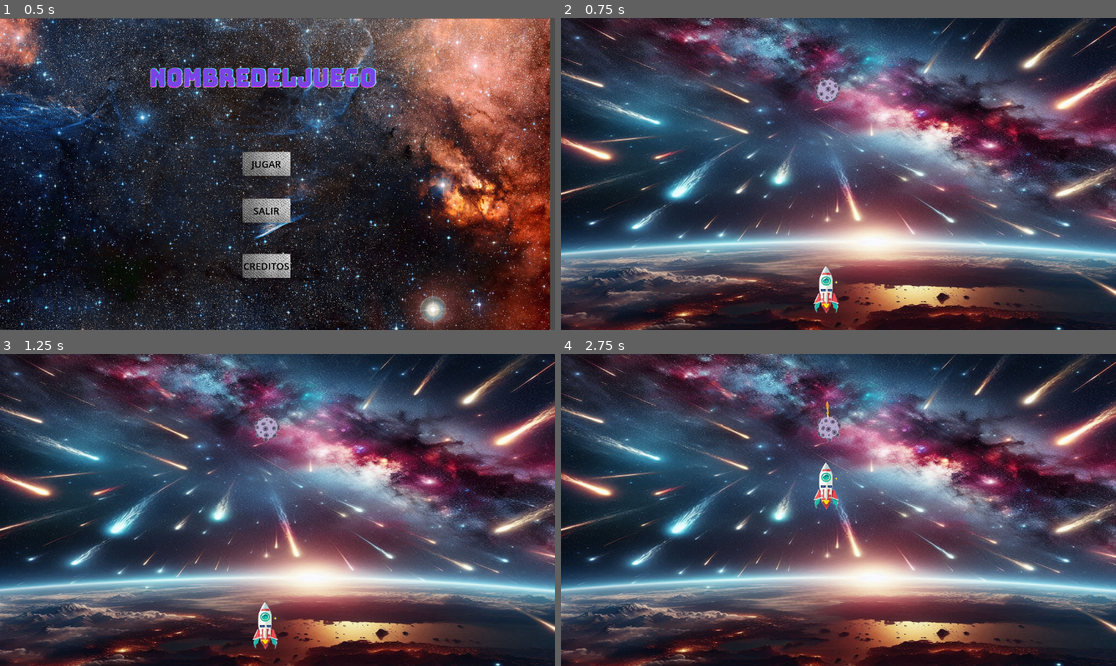
Above: before the commit, frames 1-4 (two rows, left to right).
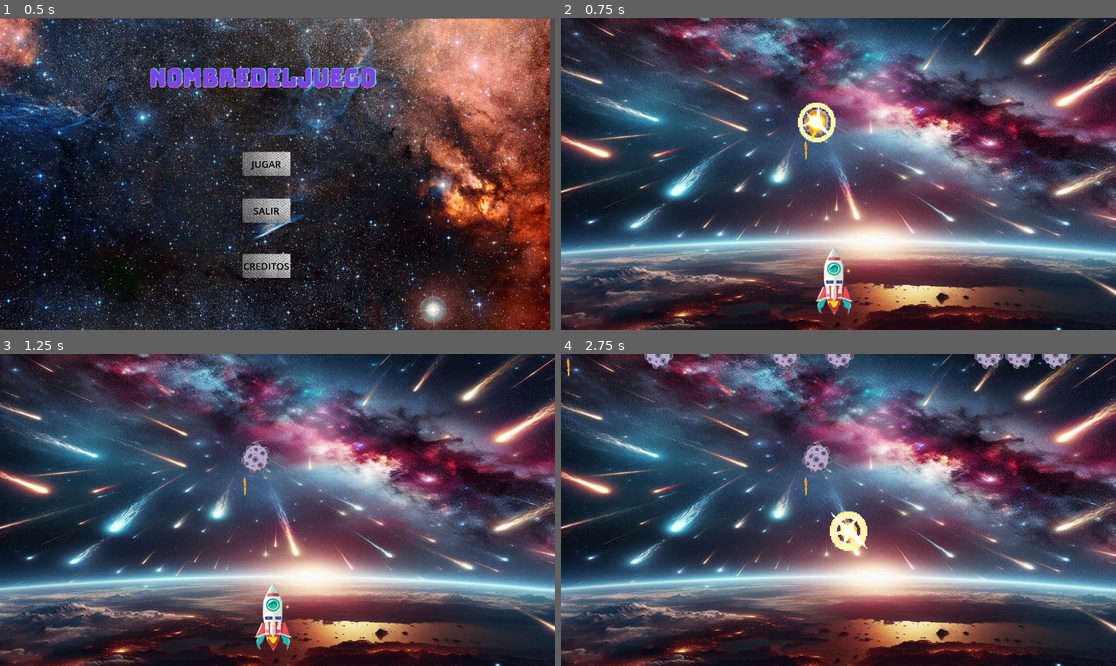
Above: after the commit, the same moments.

Repository: gpaglino/Spaceship
Game: Godot game, scene res://escenas/menu_inicio.tscn
Two runs of this game, one before a commit and one after it. Both use one fixed random seed, a clock stepped at 60 frames per second and the inputs below.
Inputs:
- Up to frame 1 (0.5 s): no input
- Up to frame 2 (0.75 s): click "JUGAR" at 0.5 s
- Up to frame 3 (1.25 s): no input
- Up to frame 4 (2.75 s): tap Enter (ui_accept) at 1.25, 1.52, 2.27 s; hold Up (ui_up) from 1.28 s (still down)

Frame 1 is identical in both runs. In frame 2, 18% of the frame differs, in the area x 0-100%, y 0-100%; in frame 3, 18%; in frame 4, 19%.
Error after the commit: Parse Error: Class "Meteorito" hides a global script class. (res://scripts/Meteorito.gd:3)

Commit message:
arreglo del spawn de meteoros y interaccion de meteorito con las balas. falta arreglar las otras interacciones y arreglar el reemplazo del meteorito por la animacion de explosion porque aparece al lado

Diff:
--- /dev/null
+++ b/assets/imagenes/Explosion.tres
@@ -0,0 +1,88 @@
+[gd_resource type="SpriteFrames" load_steps=13 format=3 uid="uid://cw752g77k2mwq"]
+
+[ext_resource type="Texture2D" uid="uid://df2s6xvr1c4g7" path="res://assets/imagenes/explosions_sprite.png" id="1_eoqil"]
+
+[sub_resource type="AtlasTexture" id="AtlasTexture_a20hq"]
+atlas = ExtResource("1_eoqil")
+region = Rect2(0, 0, 160, 160)
+
+[sub_resource type="AtlasTexture" id="AtlasTexture_12cm6"]
+atlas = ExtResource("1_eoqil")
+region = Rect2(160, 0, 160, 160)
+
+[sub_resource type="AtlasTexture" id="AtlasTexture_8471x"]
+atlas = ExtResource("1_eoqil")
+region = Rect2(320, 0, 160, 160)
+
+[sub_resource type="AtlasTexture" id="AtlasTexture_2qwhn"]
+atlas = ExtResource("1_eoqil")
+region = Rect2(0, 160, 160, 160)
+
+[sub_resource type="AtlasTexture" id="AtlasTexture_s10vd"]
+atlas = ExtResource("1_eoqil")
+region = Rect2(160, 160, 160, 160)
+
+[sub_resource type="AtlasTexture" id="AtlasTexture_ahfat"]
+atlas = ExtResource("1_eoqil")
+region = Rect2(320, 160, 160, 160)
+
+[sub_resource type="AtlasTexture" id="AtlasTexture_aowqr"]
+atlas = ExtResource("1_eoqil")
+region = Rect2(0, 320, 160, 160)
+
+[sub_resource type="AtlasTexture" id="AtlasTexture_3rlmn"]
+atlas = ExtResource("1_eoqil")
+region = Rect2(160, 320, 160, 160)
+
+[sub_resource type="AtlasTexture" id="AtlasTexture_t526b"]
+atlas = ExtResource("1_eoqil")
+region = Rect2(320, 320, 160, 160)
+
+[sub_resource type="AtlasTexture" id="AtlasTexture_r24en"]
+atlas = ExtResource("1_eoqil")
+region = Rect2(0, 480, 160, 160)
+
+[sub_resource type="AtlasTexture" id="AtlasTexture_gr2ot"]
+atlas = ExtResource("1_eoqil")
+region = Rect2(160, 480, 160, 160)
+
+[resource]
+animations = [{
+"frames": [{
+"duration": 1.0,
+"texture": SubResource("AtlasTexture_a20hq")
+}, {
+"duration": 1.0,
+"texture": SubResource("AtlasTexture_12cm6")
+}, {
+"duration": 1.0,
+"texture": SubResource("AtlasTexture_8471x")
+}, {
+"duration": 1.0,
+"texture": SubResource("AtlasTexture_2qwhn")
+}, {
+"duration": 1.0,
+"texture": SubResource("AtlasTexture_s10vd")
+}, {
+"duration": 1.0,
+"texture": SubResource("AtlasTexture_ahfat")
+}, {
+"duration": 1.0,
+"texture": SubResource("AtlasTexture_aowqr")
+}, {
+"duration": 1.0,
+"texture": SubResource("AtlasTexture_3rlmn")
+}, {
+"duration": 1.0,
+"texture": SubResource("AtlasTexture_t526b")
+}, {
+"duration": 1.0,
+"texture": SubResource("AtlasTexture_r24en")
+}, {
+"duration": 1.0,
+"texture": SubResource("AtlasTexture_gr2ot")
+}],
+"loop": true,
+"name": &"explosion",
+"speed": 10.0
+}]
--- a/escenas/Balas.tscn
+++ b/escenas/Balas.tscn
@@ -1,6 +1,6 @@
 [gd_scene load_steps=4 format=3 uid="uid://lj2epfum3qsi"]
 
-[ext_resource type="Script" path="res://scripts/balas.gd" id="1_gcm0n"]
+[ext_resource type="Script" path="res://scripts/Balas.gd" id="1_gcm0n"]
 [ext_resource type="Texture2D" uid="uid://qocytw7npk8u" path="res://assets/imagenes/bala sin fondo.png" id="2_buv2r"]
 
 [sub_resource type="CapsuleShape2D" id="CapsuleShape2D_r6jxw"]
@@ -16,7 +16,7 @@
 scale = Vector2(0.0397959, 0.044898)
 texture = ExtResource("2_buv2r")
 
-[node name="CollisionShape2D" type="CollisionShape2D" parent="."]
+[node name="Balas" type="CollisionShape2D" parent="."]
 position = Vector2(-1, 22)
 shape = SubResource("CapsuleShape2D_r6jxw")
 
@@ -26,4 +26,5 @@
 
 [node name="AnimationPlayer" type="AnimationPlayer" parent="."]
 
+[connection signal="area_entered" from="." to="." method="_on_area_entered"]
 [connection signal="screen_exited" from="VisibleOnScreenEnabler2D" to="." method="_on_visible_on_screen_enabler_2d_screen_exited"]
--- /dev/null
+++ b/escenas/Explosion.tscn
@@ -0,0 +1,18 @@
+[gd_scene load_steps=3 format=3 uid="uid://ddnuhqyjb0a6m"]
+
+[ext_resource type="SpriteFrames" uid="uid://cw752g77k2mwq" path="res://assets/imagenes/Explosion.tres" id="1_1n8rf"]
+[ext_resource type="Script" path="res://scripts/explosion.gd" id="2_22yhs"]
+
+[node name="Explosion" type="AnimatedSprite2D"]
+texture_filter = 1
+position = Vector2(534, 217)
+scale = Vector2(0.486458, 0.514062)
+sprite_frames = ExtResource("1_1n8rf")
+animation = &"explosion"
+frame_progress = 0.886022
+script = ExtResource("2_22yhs")
+
+[node name="Timer" type="Timer" parent="."]
+
+[connection signal="animation_finished" from="." to="." method="_on_animation_finished"]
+[connection signal="timeout" from="Timer" to="." method="_on_timer_timeout"]
--- a/escenas/Nave.tscn
+++ b/escenas/Nave.tscn
@@ -4,30 +4,25 @@
 [ext_resource type="Script" path="res://scripts/Nave.gd" id="2_tjqpn"]
 [ext_resource type="AudioStream" uid="uid://cl8kkuh354dpa" path="res://assets/Musica y sonidos/sonidoDisparo.wav" id="3_h6bnn"]
 
-[sub_resource type="CapsuleShape2D" id="CapsuleShape2D_t0jx8"]
-radius = 62.3834
-height = 289.705
+[sub_resource type="CapsuleShape2D" id="CapsuleShape2D_p8ksl"]
+radius = 37.0
+height = 160.0
 
-[node name="Nave" type="Sprite2D"]
-position = Vector2(554, 565)
-scale = Vector2(0.416778, 0.379696)
-texture = ExtResource("1_rtyaa")
+[node name="Nave" type="Area2D"]
+position = Vector2(600, 611)
 script = ExtResource("2_tjqpn")
 metadata/_edit_group_ = true
 
+[node name="Nave" type="CollisionShape2D" parent="."]
+position = Vector2(-30, -55)
+shape = SubResource("CapsuleShape2D_p8ksl")
+
+[node name="Sprite2D" type="Sprite2D" parent="."]
+position = Vector2(-29.5, -64.5)
+scale = Vector2(0.59589, 0.539286)
+texture = ExtResource("1_rtyaa")
+
 [node name="SonidoDisparo" type="AudioStreamPlayer2D" parent="."]
-position = Vector2(85.0002, 215.366)
 stream = ExtResource("3_h6bnn")
-volume_db = 13.182
 
-[node name="CharacterBody2D" type="CharacterBody2D" parent="."]
-position = Vector2(0, -2.63369)
-
-[node name="CollisionShape2D" type="CollisionShape2D" parent="CharacterBody2D"]
-position = Vector2(0, 13.1684)
-shape = SubResource("CapsuleShape2D_t0jx8")
-
-[node name="SpawnearBala" type="Marker2D" parent="."]
-position = Vector2(-4.79871, -160.655)
-scale = Vector2(0.1, 0.1)
-gizmo_extents = 24.1
+[connection signal="area_entered" from="." to="." method="_on_area_entered"]
--- a/escenas/escena_del_guego.tscn
+++ b/escenas/escena_del_guego.tscn
@@ -1,47 +1,38 @@
 [gd_scene load_steps=7 format=3 uid="uid://cnh7a8cnv6wom"]
 
-[ext_resource type="Texture2D" uid="uid://i7cmuxxk78xu" path="res://assets/imagenes/Imagen de WhatsApp 2024-09-26 a las 01.28.12_7496c51c.png" id="2_rx04o"]
+[ext_resource type="Script" path="res://scripts/escena_del_Juego.gd" id="1_sr8fm"]
 [ext_resource type="Texture2D" uid="uid://c3q2v0jbp436c" path="res://assets/imagenes/OIG3.jpeg" id="3_0fdsq"]
-[ext_resource type="AudioStream" uid="uid://cl8kkuh354dpa" path="res://assets/Musica y sonidos/sonidoDisparo.wav" id="4_0jtae"]
-[ext_resource type="Script" path="res://scripts/Nave.gd" id="4_2nl47"]
-[ext_resource type="PackedScene" uid="uid://dfwhymo4f0t8s" path="res://escenas/meteorito.tscn" id="5_t0iwo"]
-
-[sub_resource type="CapsuleShape2D" id="CapsuleShape2D_t0jx8"]
-radius = 62.3834
-height = 289.705
+[ext_resource type="PackedScene" uid="uid://lj2epfum3qsi" path="res://escenas/Balas.tscn" id="3_cbkh7"]
+[ext_resource type="PackedScene" uid="uid://cj51vdn3afk37" path="res://escenas/Nave.tscn" id="4_cwsug"]
+[ext_resource type="PackedScene" uid="uid://dfwhymo4f0t8s" path="res://escenas/Meteorito.tscn" id="5_t0iwo"]
+[ext_resource type="PackedScene" uid="uid://ddnuhqyjb0a6m" path="res://escenas/Explosion.tscn" id="7_k3d83"]
 
 [node name="EscenaDelJuego" type="Node2D"]
-position = Vector2(-3, -1)
+position = Vector2(-3, 0)
+script = ExtResource("1_sr8fm")
+metadata/_edit_group_ = true
 
 [node name="TextureRect" type="TextureRect" parent="."]
+offset_left = -3.0
+offset_top = -10.0
 offset_right = 1166.0
 offset_bottom = 649.0
 texture = ExtResource("3_0fdsq")
 expand_mode = 1
 
-[node name="Nave" type="Sprite2D" parent="."]
-position = Vector2(554, 565)
-scale = Vector2(0.416778, 0.379696)
-texture = ExtResource("2_rx04o")
-script = ExtResource("4_2nl47")
-metadata/_edit_group_ = true
+[node name="Balas" parent="." instance=ExtResource("3_cbkh7")]
+position = Vector2(512, 253)
 
-[node name="SonidoDisparo" type="AudioStreamPlayer2D" parent="Nave"]
-position = Vector2(85.0002, 215.366)
-stream = ExtResource("4_0jtae")
-volume_db = 13.182
-
-[node name="CharacterBody2D" type="CharacterBody2D" parent="Nave"]
-position = Vector2(0, -2.63369)
-
-[node name="CollisionShape2D" type="CollisionShape2D" parent="Nave/CharacterBody2D"]
-position = Vector2(0, 13.1684)
-shape = SubResource("CapsuleShape2D_t0jx8")
-
-[node name="SpawnearBala" type="Marker2D" parent="Nave"]
-position = Vector2(-4.79871, -160.655)
-scale = Vector2(0.1, 0.1)
-gizmo_extents = 24.1
+[node name="Nave" parent="." instance=ExtResource("4_cwsug")]
 
 [node name="Meteorito" parent="." instance=ExtResource("5_t0iwo")]
-position = Vector2(557, 153)
+position = Vector2(367, 167)
+
+[node name="SpawnMeteoro" type="Timer" parent="."]
+autostart = true
+
+[node name="Explosion" parent="." instance=ExtResource("7_k3d83")]
+autoplay = "explosion"
+frame_progress = 0.266314
+
+[connection signal="timeout" from="SpawnMeteoro" to="." method="_on_spawn_meteoro_timeout"]
--- a/escenas/menu_inicio.tscn
+++ b/escenas/menu_inicio.tscn
@@ -1,6 +1,6 @@
 [gd_scene load_steps=9 format=3 uid="uid://c13fbvinucsav"]
 
-[ext_resource type="Script" path="res://scripts/control.gd" id="1_reohx"]
+[ext_resource type="Script" path="res://scripts/MenuInicio.gd" id="1_reohx"]
 [ext_resource type="Texture2D" uid="uid://0f71b0u4p6iv" path="res://assets/imagenes/e4db53c04c47209dfeca7a2cc31d8b47.jpg" id="2_o52m1"]
 [ext_resource type="Texture2D" uid="uid://c68f0p2ftrof4" path="res://assets/imagenes/nombre sin fondo.png" id="3_r1a0y"]
 [ext_resource type="Texture2D" uid="uid://dkxu7wtrbgibl" path="res://assets/imagenes/68496683-la-textura-del-patrón-de-la-placa-de-metal-para-fines-de-textura-antideslizante-en-efecto-clave-el.jpg" id="4_o6omq"]
--- a/escenas/meteorito.tscn
+++ b/escenas/meteorito.tscn
@@ -1,65 +1,24 @@
-[gd_scene load_steps=7 format=3 uid="uid://dfwhymo4f0t8s"]
+[gd_scene load_steps=4 format=3 uid="uid://dfwhymo4f0t8s"]
 
-[ext_resource type="Texture2D" uid="uid://cc8lwdul44e7l" path="res://assets/imagenes/spritesheet (3).png" id="1_u34yp"]
-[ext_resource type="Script" path="res://scripts/meteorito.gd" id="2_aoy3y"]
+[ext_resource type="Script" path="res://scripts/Meteorito.gd" id="1_s6gpf"]
+[ext_resource type="Texture2D" uid="uid://xsxdvs5oa4ai" path="res://assets/imagenes/Diseño sin título (3).png" id="2_h7beo"]
 
 [sub_resource type="CircleShape2D" id="CircleShape2D_oqqxe"]
 radius = 213.437
 
-[sub_resource type="Animation" id="Animation_evkv4"]
-resource_name = "MovimientoMeteoro"
-length = 2.2465
-loop_mode = 1
-step = 0.1
-tracks/0/type = "value"
-tracks/0/imported = false
-tracks/0/enabled = true
-tracks/0/path = NodePath(".:frame")
-tracks/0/interp = 0
-tracks/0/loop_wrap = true
-tracks/0/keys = {
-"times": PackedFloat32Array(0, 0.2, 0.4, 0.6, 0.8, 1, 1.2, 1.4, 1.6, 1.8, 2),
-"transitions": PackedFloat32Array(1, 1, 1, 1, 1, 1, 1, 1, 1, 1, 1),
-"update": 0,
-"values": [0, 2, 3, 4, 5, 6, 7, 8, 9, 10, 11]
-}
+[node name="Meteorito" type="Area2D"]
+position = Vector2(369, 69)
+script = ExtResource("1_s6gpf")
+metadata/_edit_group_ = true
 
-[sub_resource type="Animation" id="Animation_2sud8"]
-length = 0.001
-tracks/0/type = "value"
-tracks/0/imported = false
-tracks/0/enabled = true
-tracks/0/path = NodePath(".:frame")
-tracks/0/interp = 1
-tracks/0/loop_wrap = true
-tracks/0/keys = {
-"times": PackedFloat32Array(0),
-"transitions": PackedFloat32Array(1),
-"update": 1,
-"values": [0]
-}
-
-[sub_resource type="AnimationLibrary" id="AnimationLibrary_xgr6r"]
-_data = {
-"MovimientoMeteoro": SubResource("Animation_evkv4"),
-"RESET": SubResource("Animation_2sud8")
-}
-
-[node name="Meteorito" type="Sprite2D"]
-position = Vector2(546, 191)
+[node name="Meteorito" type="CollisionShape2D" parent="."]
+position = Vector2(167, 49)
 scale = Vector2(0.15, 0.15)
-texture = ExtResource("1_u34yp")
-hframes = 4
-vframes = 3
-script = ExtResource("2_aoy3y")
-
-[node name="CharacterBody2D" type="CharacterBody2D" parent="."]
-
-[node name="CollisionShape2D" type="CollisionShape2D" parent="CharacterBody2D"]
-position = Vector2(13.3333, 6.66675)
 shape = SubResource("CircleShape2D_oqqxe")
 
-[node name="AnimacionMeteorito" type="AnimationPlayer" parent="."]
-libraries = {
-"": SubResource("AnimationLibrary_xgr6r")
-}
+[node name="Sprite2D" type="Sprite2D" parent="."]
+position = Vector2(166.203, 47.0157)
+scale = Vector2(0.113339, 0.114844)
+texture = ExtResource("2_h7beo")
+
+[connection signal="area_entered" from="." to="." method="_on_area_entered"]
--- a/scripts/Nave.gd
+++ b/scripts/Nave.gd
@@ -1,11 +1,19 @@
-extends Sprite2D
+extends Area2D
+
+class_name Nave
 
 const ROCORRIDO_BALA = preload("res://escenas/Balas.tscn")
+var explosion_scena = preload("res://escenas/Explosion.tscn")
+
+
 
 var speed = 200  # Velocidad del movimiento en píxeles por segundo
 var velocity = Vector2.ZERO  # Vector de movimiento
 var time := 0.0  # Temporizador para disparos
 var fire : bool
+
+
+
 
 func _process(delta):
 	# Reinicia el vector de movimiento cada fotograma
@@ -25,7 +33,7 @@
 	if velocity.length() > 0:
 		velocity = velocity.normalized()
 
-	# Mover el Sprite
+	# Mover el área
 	position += velocity * speed * delta
 
 	# Llamar a la función que limita el movimiento dentro de la pantalla
@@ -38,20 +46,32 @@
 func _keep_within_screen():
 	var screen_size = get_viewport_rect().size  # Obtener el tamaño de la pantalla
 
-	# Obtener el tamaño del Sprite
-	var sprite_size = texture.get_size() / 6  # Divide entre 2 porque el origen está centrado
+	# Obtener el tamaño del CollisionShape2D
+	var shape = $Nave.shape
+	var area_size = Vector2.ZERO
+
+	match shape:
+		CapsuleShape2D:
+			area_size = Vector2(shape.radius * 2, shape.height)  # Radio * 2 para el ancho, altura del capsule
+		RectangleShape2D:
+			area_size = shape.extents * 2  # Extents * 2 para obtener el ancho y alto
+		CircleShape2D:
+			area_size = Vector2(shape.radius * 2, shape.radius * 2)  # Radio * 2 para el ancho y alto
+		# Agrega más tipos de formas si es necesario
+		_:
+			area_size = Vector2(0, 0)  # Por defecto, un área de 0
 
 	# Limitar el movimiento en el eje X (horizontal)
-	if position.x < sprite_size.x:
-		position.x = sprite_size.x
-	elif position.x > screen_size.x - sprite_size.x:
-		position.x = screen_size.x - sprite_size.x
+	if position.x < area_size.x / 2:
+		position.x = area_size.x / 2
+	elif position.x > screen_size.x - area_size.x / 2:
+		position.x = screen_size.x - area_size.x / 2
 
 	# Limitar el movimiento en el eje Y (vertical)
-	if position.y < sprite_size.y:
-		position.y = sprite_size.y
-	elif position.y > screen_size.y - sprite_size.y:
-		position.y = screen_size.y - sprite_size.y
+	if position.y < area_size.y / 2:
+		position.y = area_size.y / 2
+	elif position.y > screen_size.y - area_size.y / 2:
+		position.y = screen_size.y - area_size.y / 2
 
 func fire_bullets(delta):
 	time += delta
@@ -75,3 +95,22 @@
 
 	#SE REPRODUCE EL SONIDO DE DISPARO POR CADA LLAMADA A ESTA FUNCION
 	$SonidoDisparo.play()
+
+
+
+func spawn_explosion():
+	var explosion = explosion_scena.instantiate()  # Instanciar la escena de la explosión
+	explosion.position = position  # Colocamos la explosión en la misma posición del meteorito
+	get_parent().add_child(explosion)  # Añadimos la explosión a la escena
+
+		# Reproducir la animación de explosión
+	var animation_player = explosion.get_node("AnimationPlayer")
+	if animation_player:
+		animation_player.play("explosion")
+
+
+
+func _on_area_entered(area: Area2D) -> void:
+	if area.name == "Meteorito":
+		spawn_explosion()
+		queue_free()  # Eliminamos la nave
--- a/scripts/balas.gd
+++ b/scripts/balas.gd
@@ -36,3 +36,14 @@
 	bala.global_position = position  # Establecer la posición inicial de la bala
 	parent.add_child(bala)  # Agregar la bala al nodo padre
 	return bala  # Retornar la instancia de la bala
+
+
+#func _on_body_entered(body: Node2D) -> void:
+	#if body.name == "Meteorito":
+		#queue_free()  # Eliminamos la bala cuando colisiona con el meteorito
+
+
+
+func _on_area_entered(area: Area2D) -> void:
+	if area.name == "Meteorito":
+		queue_free()  # Eliminamos la bala cuando colisiona con el meteorito
--- /dev/null
+++ b/scripts/escena_del_Juego.gd
@@ -0,0 +1,25 @@
+extends Node2D
+
+var Meteoro = preload("res://escenas/meteorito.tscn")
+# Called when the node enters the scene tree for the first time.
+func _ready() -> void:
+	pass # Replace with function body.
+
+
+# Called every frame. 'delta' is the elapsed time since the previous frame.
+func _process(delta: float) -> void:
+	pass
+
+func _on_spawn_meteoro_timeout() -> void:
+	var meteoro_count = 3  # Número de meteoritos a spawn
+
+	for i in range(meteoro_count):
+		var meteoro = Meteoro.instantiate()
+
+# Generar una posición aleatoria en la parte superior de la pantall
+		var screen_width = get_viewport_rect().size.x
+		var random_x = randi_range(0, int(screen_width))  # Posición aleatoria en el eje X
+		meteoro.position = Vector2(random_x, -50)  # Aparece fuera de la pantalla, por encima
+
+		# Añadir el meteoro a la escena
+		get_parent().add_child(meteoro)
--- /dev/null
+++ b/scripts/explosion.gd
@@ -0,0 +1,23 @@
+extends AnimatedSprite2D
+
+
+# Called when the node enters the scene tree for the first time.
+func _ready() -> void:
+	$Timer.start(0.5)# Tiempo de duración de la explosión
+	pass
+
+# Called every frame. 'delta' is the elapsed time since the previous frame.
+func _process(delta: float) -> void:
+
+	pass
+
+
+func _on_timer_timeout() -> void:
+	queue_free()
+	pass # Replace with function body.
+
+
+func _on_animation_finished(anim_name: String) -> void:
+	if anim_name == "explosion":
+		queue_free()  # Elimina la explosión después de que termine
+	pass # Replace with function body.
--- a/scripts/meteorito.gd
+++ b/scripts/meteorito.gd
@@ -1,16 +1,54 @@
-extends Sprite2D
+extends Area2D
 
+class_name Meteorito
+
+# Cargamos la escena de la explosión
+var explosion_scena = preload("res://escenas/Explosion.tscn")
+
+
+var speed = 200
+var life
 
 # Called when the node enters the scene tree for the first time.
 func _ready() -> void:
+	var scal = randf_range(0.7, 1.2)  # Obtener una escala aleatoria entre 0.5 y 0.9
+	scale = Vector2(scal, scal)  # Asignar la misma escala a ambos componentes
 
-	$AnimacionMeteorito.play("MovimientoMeteoro")
-	$AnimacionMeteorito.set_speed_scale(1.0)  # Aumenta la velocidad. 1 es la velocidad normal.
 
-	 # Aumenta la velocidad (1 es el valor normal)
-	pass # Replace with function body.
-
+	# Ajustar la vida y la velocidad según la escala
+	if scal >= 1.0:
+		life = 3
+		speed = 200  # Reducido de 500 a 400
+	elif scal < 0.9:
+		life = 2
+		speed = 300  # Reducido de 600 a 500
+	elif scal <= 0.7:
+		life = 1
+		speed = 400  # Reducido de 750 a 600
 
 # Called every frame. 'delta' is the elapsed time since the previous frame.
 func _process(delta: float) -> void:
-	pass
+	position += Vector2(0, speed * delta)  # Mover el meteoro hacia abajo
+
+func _on_area_entered(area: Area2D) -> void:
+	if area.name == "Balas" or area.name == "Nave":
+		# Reemplazamos el meteorito por una explosión
+		spawn_explosion()
+		queue_free()  # Eliminamos el meteorito
+
+
+
+func spawn_explosion():
+	# Instanciar la escena de la explosión
+	var explosion = explosion_scena.instantiate()
+
+	# Colocar la explosión en la misma posición del meteorito
+	explosion.position = position
+
+	# Añadir la explosión a la escena
+	get_parent().add_child(explosion)
+
+	# Obtener el AnimatedSprite2D de la explosión
+	var animated_sprite = explosion.get_node("Explosion")
+	if animated_sprite:
+		animated_sprite.play("Explosion")  # Asegúrate de que el nombre de la animación es correcto
Binary file added: assets/imagenes/Diseño sin título (3).png
Not shown, added: assets/imagenes/Diseño sin título (3).png.import
Binary file added: assets/imagenes/explosion.png
Not shown, added: assets/imagenes/explosion.png.import
Binary file added: assets/imagenes/explosions_sprite.png
Not shown, added: assets/imagenes/explosions_sprite.png.import
Binary file added: assets/imagenes/sprite-game-text-spacecraft.png
Not shown, added: assets/imagenes/sprite-game-text-spacecraft.png.import
Renamed: scripts/control.gd -> scripts/MenuInicio.gd
Not shown, added: escenas/Nav1883.tmp
Not shown, added: escenas/Nav82F0.tmp
Not shown, added: escenas/Nav8890.tmp
(and 3 more such lines)
